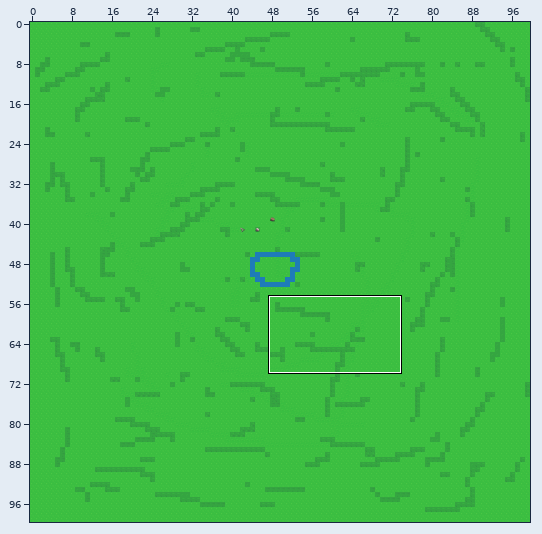
An edit to a level. Tiled map, assets/Tiled/Grassland.tmx. The first picture is a wide view before the edit; the outline marks the close-up.
Close-up. The starting point:
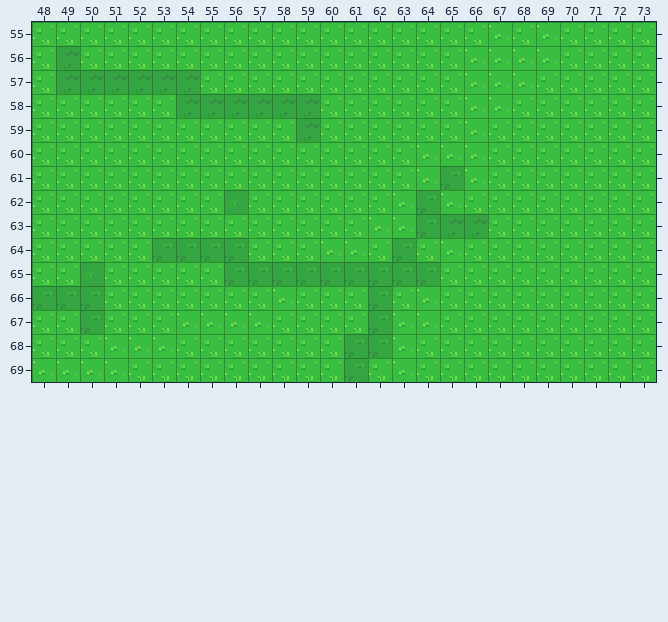
Cells are 16x16 px. Shown: x 48..73, y 55..69. The commit also changed other parts of the map, which this record leaves out.
Once edited:
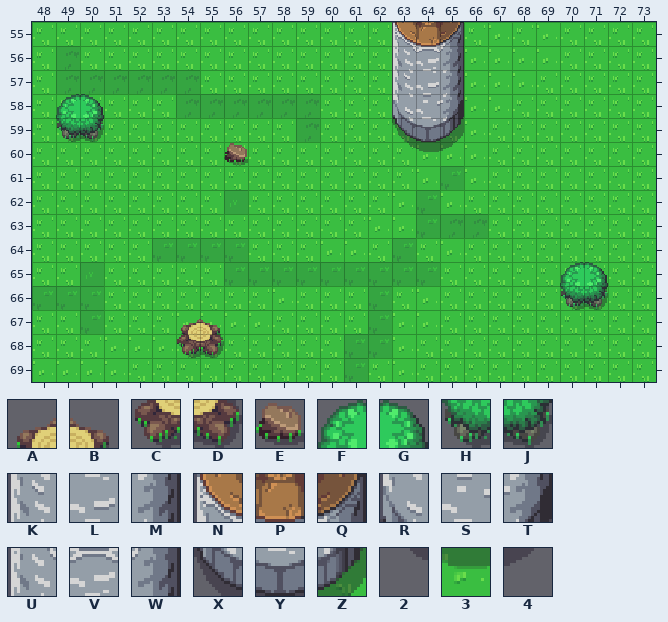
Key: from "Overworld": A 151, B 152, C 191, D 192, E 207, F 645, G 646, H 685, J 686, K 1000, L 1001, M 1002, N 1003, P 1004, Q 1005, R 1040, S 1041, T 1042, U 1043, V 1044, W 1045, X 1080, Y 1081, Z 1082, 2 1120, 3 1121, 4 1122.
_ is an empty cell.
See-through tiles are keyed as they look on the map.
The edit:
Layer "ground_detail":
y 55: x 63..65 ___ -> NPQ
y 56: x 63..65 ___ -> UVW
y 57: x 63..65 ___ -> KLM
y 58: x 49..50 __ -> FG; x 63..65 ___ -> RST
y 59: x 49..50 __ -> HJ; x 63..65 ___ -> XYZ
y 60: x 56 _ -> E; x 63..65 ___ -> 234
y 65: x 70..71 __ -> FG
y 66: x 70..71 __ -> HJ
y 67: x 54..55 __ -> AB
y 68: x 54..55 __ -> CD
Changed places in both close-ups, as pixel boxes (x1, y1, x2, y2):
added: (392, 22, 464, 152)
added: (56, 94, 104, 142)
added: (224, 143, 248, 165)
added: (560, 262, 608, 310)
added: (177, 319, 224, 358)
